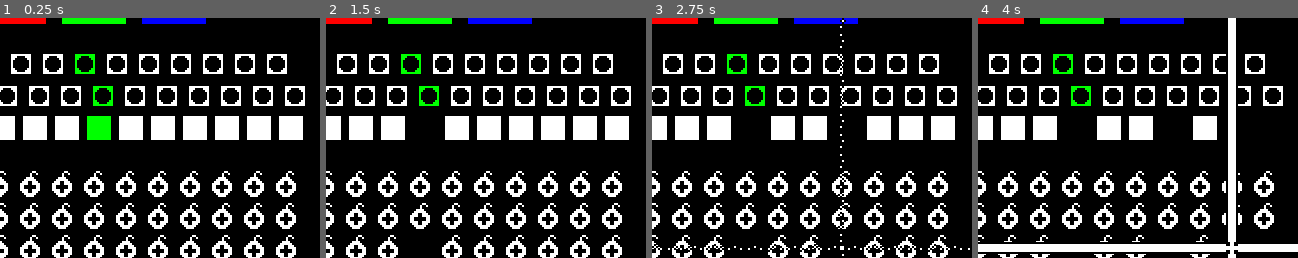
Above: before the commit, frames 1-4 (left to right).
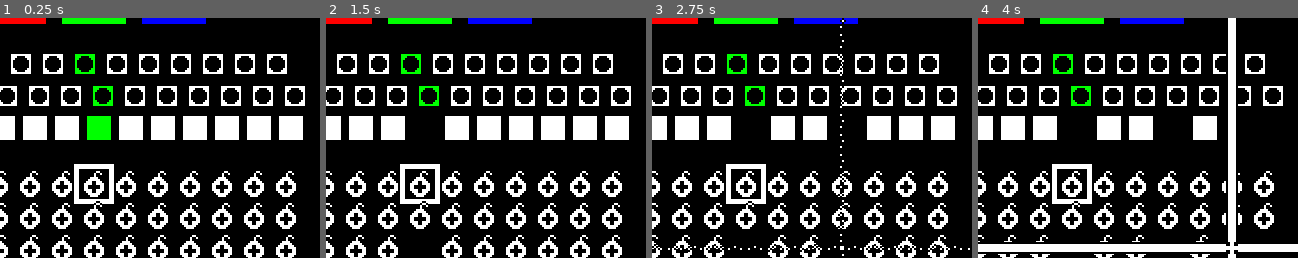
Above: after the commit, the same moments.

Repository: inokoorii/endless-mettaton-godot-3
Game: Godot game, scene res://source/game/main/main_scene.tscn
Same seed, same stepped clock (60 frames per second), same inputs: the game is played once before the commit and once after it.
Inputs:
- Up to frame 1 (0.25 s): no input
- Up to frame 2 (1.5 s): hold Right (move_right) 0.53-1.28 s; tap Z (action_confirm) at 0.6, 1.35 s; hold Down (move_down) from 1.28 s (still down)
- Up to frame 3 (2.75 s): release Down (move_down) at 2.03 s; hold Right (move_right) from 2.03 s (still down); tap Z (action_confirm) at 2.1 s
- Up to frame 4 (4 s): release Right (move_right) at 2.78 s; hold Up (move_up) 2.78-3.53 s; tap Z (action_confirm) at 2.85, 3.6 s; hold Left (move_left) from 3.53 s (still down)
The pictures show only the part of the screen within x 35-85%, y 15-65%; the shares and areas given below are measured in that part.

The runs differ from the first frame. In frame 1, 0.9% of the frame differs, in the area x 23-36%, y 60-78%; in frame 2, 0.9%; in frame 3, 0.9%; in frame 4, 0.9%.

Commit message:
Partially add `BattleBoard`

Diff:
--- a/project.godot
+++ b/project.godot
@@ -9,10 +9,15 @@
 config_version=4
 
 _global_script_classes=[ {
+"base": "Reference",
+"class": "Battle",
+"language": "GDScript",
+"path": "res://source/battle/battles/battle.gd"
+}, {
 "base": "Node2D",
-"class": "Battle",
-"language": "GDScript",
-"path": "res://source/battle/battle.gd"
+"class": "BattleBoard",
+"language": "GDScript",
+"path": "res://source/battle/board/board.gd"
 }, {
 "base": "Area2D",
 "class": "BattleEnemyBullet",
@@ -61,6 +66,7 @@
 } ]
 _global_script_class_icons={
 "Battle": "",
+"BattleBoard": "",
 "BattleEnemyBullet": "",
 "BattleEnemyBulletHurtbox": "",
 "BattleHeart": "",
@@ -200,11 +206,11 @@
 [layer_names]
 
 2d_physics/layer_1="battle/heart"
-2d_physics/layer_2="battle/heart_detector"
-2d_physics/layer_3="battle/heart/bullet"
-2d_physics/layer_4="battle/heart/bullet_hurtbox"
-2d_physics/layer_5="battle/enemy/bullet"
-2d_physics/layer_6="battle/enemy/bullet_hurtbox"
+2d_physics/layer_2="battle/heart/bullet"
+2d_physics/layer_3="battle/heart/bullet_hurtbox"
+2d_physics/layer_4="battle/enemy/bullet"
+2d_physics/layer_5="battle/enemy/bullet_hurtbox"
+2d_physics/layer_6="battle/board"
 
 [physics]
 
--- /dev/null
+++ b/resources/battle/stylebox/board/sbox_board.tres
@@ -0,0 +1,10 @@
+[gd_resource type="StyleBoxFlat" format=2]
+
+[resource]
+bg_color = Color( 0, 0, 0, 1 )
+draw_center = false
+border_width_left = 5
+border_width_top = 5
+border_width_right = 5
+border_width_bottom = 5
+border_color = Color( 1, 1, 1, 1 )
--- a/source/battle/battle.tscn
+++ b/source/battle/battles/battle.tscn
@@ -1,8 +1,9 @@
-[gd_scene load_steps=4 format=2]
+[gd_scene load_steps=5 format=2]
 
-[ext_resource path="res://source/battle/battle.gd" type="Script" id=1]
+[ext_resource path="res://source/battle/battles/battle.gd" type="Script" id=1]
 [ext_resource path="res://source/battle/ui/ui.tscn" type="PackedScene" id=2]
 [ext_resource path="res://source/battle/player/heart/heart.tscn" type="PackedScene" id=3]
+[ext_resource path="res://source/battle/board/board.tscn" type="PackedScene" id=4]
 
 [node name="Battle" type="Node2D"]
 script = ExtResource( 1 )
@@ -13,4 +14,6 @@
 
 [node name="BattleUI" parent="." instance=ExtResource( 2 )]
 
+[node name="BattleBoard" parent="." instance=ExtResource( 4 )]
+
 [node name="BattleHeart" parent="." instance=ExtResource( 3 )]
--- /dev/null
+++ b/source/battle/battles/demo/demo.gd
@@ -0,0 +1 @@
+extends Battle
--- a/source/battle/battles/demo/demo.tscn
+++ b/source/battle/battles/demo/demo.tscn
@@ -1,15 +1,17 @@
-[gd_scene load_steps=7 format=2]
+[gd_scene load_steps=8 format=2]
 
 [ext_resource path="res://source/battle/player/heart_bullet/heart_bullet_hurtbox.gd" type="Script" id=1]
 [ext_resource path="res://assets/battle/sprites/enemy_bullets/metta_box/spr_metta_box_solid.png" type="Texture" id=2]
 [ext_resource path="res://source/battle/enemy_bullets/metta_box/metta_box.tscn" type="PackedScene" id=3]
 [ext_resource path="res://source/battle/enemy_bullets/metta_plus_bomb/metta_plus_bomb.tscn" type="PackedScene" id=4]
-[ext_resource path="res://source/battle/battle.tscn" type="PackedScene" id=5]
+[ext_resource path="res://source/battle/battles/battle.tscn" type="PackedScene" id=5]
+[ext_resource path="res://source/battle/battles/demo/demo.gd" type="Script" id=6]
 
 [sub_resource type="RectangleShape2D" id=1]
 extents = Vector2( 32, 32 )
 
 [node name="Demo" instance=ExtResource( 5 )]
+script = ExtResource( 6 )
 
 [node name="HeartBulletHurtboxes" type="Node2D" parent="." index="2"]
 position = Vector2( 0, -192 )
@@ -484,7 +486,7 @@
 [node name="EnemyBulletHurtbox" parent="ColoredBullets/Orange" index="2"]
 monitoring = false
 
-[node name="BattleHeart" parent="." index="6"]
+[node name="BattleHeart" parent="." index="7"]
 position = Vector2( 0, 120 )
 
 [editable path="ColoredBullets/Blue"]
--- /dev/null
+++ b/source/battle/board/board.gd
@@ -0,0 +1,156 @@
+tool
+class_name BattleBoard
+extends Node2D
+
+
+"CLASS SIGNALS"
+signal resize_mode_changed
+signal resize_began
+signal resize_finished
+
+
+"CLASS ENUMERATION"
+enum ResizeModes {
+	WIDTH_BEFORE_HEIGHT,
+	WIDTH_AFTER_HEIGHT,
+	WIDTH_AND_HEIGHT,
+	INSTANT,
+}
+
+
+"CLASS EXPORTED VARIABLES"
+var resize_mode: int = ResizeModes.WIDTH_BEFORE_HEIGHT \
+		setget set_resize_mode
+var resize_speed: float = 0.0 \
+		setget set_resize_speed
+
+var margin_left: int = -20
+var margin_top: int = -20
+var margin_right: int = 20
+var margin_bottom: int = 20
+
+
+"CLASS ONREADY VARIABLES"
+onready var board_panel: Panel = \
+		get_node_or_null("BoardPanel")
+
+
+"OVERRIDEN GODOT BUILT-IN CALLBACKS"
+func _ready() -> void:
+	add_to_group("BattleBoards", true)
+
+
+"CLASS PUBLIC METHODS"
+func is_resizing() -> bool:
+	return (
+			is_instance_valid(board_panel)
+			and board_panel.margin_left == margin_left
+			and board_panel.margin_top == margin_top
+			and board_panel.margin_right == margin_right
+			and board_panel.margin_bottom == margin_bottom)
+
+
+"CLASS PUBLIC METHODS (SETTERS)"
+func set_resize_mode(value: int) -> void:
+	resize_mode = value
+	resize_mode = clamp(resize_mode, 0, ResizeModes.size() - 1) as int
+	emit_signal("resize_mode_changed")
+
+
+func set_resize_speed(value: float) -> void:
+	resize_speed = value
+	resize_speed = clamp(resize_speed, 0.0, INF)
+
+
+"CLASS PRIVATE METHODS (PROPERTY LIST)"
+func _get_property_list() -> Array:
+	var property_list: Array = []
+
+	property_list.append_array(
+		[
+			{
+				"name": "BattleArena",
+				"type": TYPE_NIL,
+				"usage": PROPERTY_USAGE_CATEGORY,
+			},
+		]
+	)
+
+	property_list.append_array(
+		[
+			{
+				"name": "resize_mode",
+				"type": TYPE_INT,
+				"usage": PROPERTY_USAGE_DEFAULT,
+				"hint": PROPERTY_HINT_ENUM,
+				"hint_string": "Width Before Height,Width After Height,Width And Height,Instant",
+			},
+			{
+				"name": "resize_speed",
+				"type": TYPE_REAL,
+				"usage": PROPERTY_USAGE_DEFAULT,
+			},
+		]
+	)
+
+	property_list.append_array(
+		[
+			{
+				"name": "Margin",
+				"type": TYPE_NIL,
+				"usage": PROPERTY_USAGE_GROUP,
+				"hint_string": "margin",
+			},
+			{
+				"name": "margin_left",
+				"type": TYPE_INT,
+				"usage": PROPERTY_USAGE_DEFAULT,
+				"hint": PROPERTY_HINT_RANGE,
+				"hint_string": "-4096,4096",
+			},
+			{
+				"name": "margin_top",
+				"type": TYPE_INT,
+				"usage": PROPERTY_USAGE_DEFAULT,
+				"hint": PROPERTY_HINT_RANGE,
+				"hint_string": "-4096,4096",
+			},
+			{
+				"name": "margin_bottom",
+				"type": TYPE_INT,
+				"usage": PROPERTY_USAGE_DEFAULT,
+				"hint": PROPERTY_HINT_RANGE,
+				"hint_string": "-4096,4096",
+			},
+			{
+				"name": "margin_right",
+				"type": TYPE_INT,
+				"usage": PROPERTY_USAGE_DEFAULT,
+				"hint": PROPERTY_HINT_RANGE,
+				"hint_string": "-4096,4096",
+			},
+		]
+	)
+
+	return property_list
+
+
+func _get_property_list_reverts() -> Dictionary:
+	var property_list: Dictionary = {
+		"resize_mode": ResizeModes.WIDTH_BEFORE_HEIGHT,
+		"resize_speed": 0.0,
+		"margin_left": -20,
+		"margin_top": -20,
+		"margin_bottom": 20,
+		"margin_right": 20,
+	}
+
+	return property_list
+
+
+func property_can_revert(property: String):
+	return _get_property_list_reverts().has(property)
+
+
+func property_get_revert(property: String):
+	return _get_property_list_reverts().get(property)
--- /dev/null
+++ b/source/battle/board/board.tscn
@@ -0,0 +1,34 @@
+[gd_scene load_steps=4 format=2]
+
+[ext_resource path="res://source/battle/board/board.gd" type="Script" id=1]
+[ext_resource path="res://references/battle/battles/mettaton/ref_battle_mettaton.png" type="Texture" id=2]
+[ext_resource path="res://resources/battle/stylebox/board/sbox_board.tres" type="StyleBox" id=3]
+
+[node name="BattleBoard" type="Node2D" groups=["BattleBoards"]]
+script = ExtResource( 1 )
+resize_mode = 0
+resize_speed = 0.0
+margin_left = -20
+margin_top = -20
+margin_bottom = 20
+margin_right = 20
+
+[node name="BoardPanel" type="Panel" parent="."]
+anchor_left = 0.5
+anchor_top = 0.5
+anchor_right = 0.5
+anchor_bottom = 0.5
+margin_left = -20.0
+margin_top = -20.0
+margin_right = 20.0
+margin_bottom = 20.0
+rect_min_size = Vector2( 26, 26 )
+custom_styles/panel = ExtResource( 3 )
+
+[node name="Reference" type="Sprite" parent="."]
+visible = false
+modulate = Color( 1, 1, 1, 0.498039 )
+texture = ExtResource( 2 )
+__meta__ = {
+"_edit_lock_": true
+}
--- a/source/battle/ui/ui.gd
+++ b/source/battle/ui/ui.gd
@@ -8,18 +8,18 @@
 
 "SCRIPT ENUMERATIONS"
 enum HealthTextPaddingModes {
-	PADDING_MODE_TWO_DIGITS,
-	PADDING_MODE_MAX_HEALTH,
-	PADDING_MODE_CUSTOM_LENGTH,
+	PADDING_MODE_TO_TWO_DIGITS,
+	PADDING_MODE_TO_MAX_HEALTH_DIGITS,
+	PADDING_MODE_TO_CUSTOM_LENGTH,
 	PADDING_MODE_NONE,
 }
 
 
 "SCRIPT EXPORTED VARIABLES"
-var health_text_padding_mode: int = HealthTextPaddingModes.PADDING_MODE_TWO_DIGITS \
+var health_text_padding_mode: int = HealthTextPaddingModes.PADDING_MODE_TO_TWO_DIGITS \
 		setget set_health_text_padding_mode
-var health_text_padding_length: int = 0 \
-		setget set_health_text_padding_length
+var health_text_padding_custom_length: int = 0 \
+		setget set_health_text_padding_custom_length
 
 
 "SCRIPT ONREADY VARIABLES"
@@ -65,25 +65,23 @@
 	if not Engine.editor_hint:
 		if is_instance_valid(hud_health_text):
 			match health_text_padding_mode:
-				HealthTextPaddingModes.PADDING_MODE_TWO_DIGITS:
+				HealthTextPaddingModes.PADDING_MODE_TO_TWO_DIGITS:
 					hud_health_text.text = "%02d / %02d" % [
 						BattleGlobals.health,
 						BattleGlobals.health_max,
 					]
 
-				HealthTextPaddingModes.PADDING_MODE_MAX_HEALTH:
+				HealthTextPaddingModes.PADDING_MODE_TO_MAX_HEALTH_DIGITS:
 					hud_health_text.text = "%0*d / %02d" % [
 						max(2, str(BattleGlobals.health_max).length()) as int,
 						BattleGlobals.health,
 						BattleGlobals.health_max
 					]
 
-				HealthTextPaddingModes.PADDING_MODE_CUSTOM_LENGTH:
-					hud_health_text.text = "%0*d / %0*d" % [
-						health_text_padding_length,
-						BattleGlobals.health,
-						health_text_padding_length,
-						BattleGlobals.health_max,
+				HealthTextPaddingModes.PADDING_MODE_TO_CUSTOM_LENGTH:
+					hud_health_text.text = "%s / %s" % [
+						str(BattleGlobals.health).pad_zeros(health_text_padding_custom_length),
+						str(BattleGlobals.health_max).pad_zeros(health_text_padding_custom_length),
 					]
 
 				HealthTextPaddingModes.PADDING_MODE_NONE:
@@ -104,9 +102,9 @@
 	property_list_changed_notify()
 
 
-func set_health_text_padding_length(value: int) -> void:
-	health_text_padding_length = value
-	health_text_padding_length = clamp(health_text_padding_length, 0, INF) as int
+func set_health_text_padding_custom_length(value: int) -> void:
+	health_text_padding_custom_length = value
+	health_text_padding_custom_length = clamp(health_text_padding_custom_length, 0, INF) as int
 	_update_hud_health_text()
 
 
@@ -137,15 +135,15 @@
 				"type": TYPE_INT,
 				"usage": PROPERTY_USAGE_DEFAULT,
 				"hint": PROPERTY_HINT_ENUM,
-				"hint_string": "Two Digits,Max Health,Custom Length,None",
+				"hint_string": "To Two Digits,To Max Health Digits,To Custom Length,None",
 			},
 		]
 	)
-	if health_text_padding_mode == HealthTextPaddingModes.PADDING_MODE_CUSTOM_LENGTH:
+	if health_text_padding_mode == HealthTextPaddingModes.PADDING_MODE_TO_CUSTOM_LENGTH:
 		property_list.append_array(
 			[
 				{
-					"name": "health_text_padding_length",
+					"name": "health_text_padding_custom_length",
 					"type": TYPE_INT,
 					"usage": PROPERTY_USAGE_DEFAULT,
 				},
@@ -157,8 +155,8 @@
 
 func _get_property_list_reverts() -> Dictionary:
 	var property_list: Dictionary = {
-		"health_text_padding_mode": HealthTextPaddingModes.PADDING_MODE_TWO_DIGITS,
-		"health_text_padding_length": 0,
+		"health_text_padding_mode": HealthTextPaddingModes.PADDING_MODE_TO_TWO_DIGITS,
+		"health_text_padding_custom_length": 0,
 	}
 
 	return property_list
--- a/source/battle/ui/ui.tscn
+++ b/source/battle/ui/ui.tscn
@@ -6,7 +6,7 @@
 [ext_resource path="res://resources/battle/spriteframes/ui/sprf_ui_button_fight.tres" type="SpriteFrames" id=4]
 [ext_resource path="res://resources/battle/spriteframes/ui/sprf_ui_button_mercy.tres" type="SpriteFrames" id=5]
 [ext_resource path="res://resources/battle/spriteframes/ui/sprf_ui_button_act.tres" type="SpriteFrames" id=6]
-[ext_resource path="res://resources/battle/fonts/mars/fnt_mars_size_24_px.tres" type="DynamicFont" id=7]
+[ext_resource path="res://resources/battle/fonts/mars/fnt_mars_size24.tres" type="DynamicFont" id=7]
 [ext_resource path="res://assets/battle/sprites/ui/label_hp/spr_ui_label_hp.png" type="Texture" id=8]
 [ext_resource path="res://resources/battle/stylebox/ui/sbox_ui_health_bar_fg.tres" type="StyleBox" id=9]
 [ext_resource path="res://resources/battle/stylebox/ui/sbox_ui_health_bar_bg.tres" type="StyleBox" id=10]
@@ -57,7 +57,7 @@
 custom_styles/bg = ExtResource( 10 )
 max_value = 20.0
 step = 1.0
-value = 10.0
+value = 20.0
 percent_visible = false
 
 [node name="HealthText" type="Label" parent="HUD/Health/HBoxContainer"]
--- a/source/game/save/save_file.gd
+++ b/source/game/save/save_file.gd
@@ -4,10 +4,6 @@
 
 "RESOURCE SIGNALS"
 signal player_name_changed
-
-
-"RESOURCE CONSTANTS"
-const FILE_VERSION: int = 1
 
 
 "RESOURCE VARIABLES"
Renamed: resources/battle/fonts/mars/fnt_mars_size_24_px.tres -> resources/battle/fonts/mars/fnt_mars_size24.tres
Renamed: source/battle/battle.gd -> source/battle/battles/battle.gd
